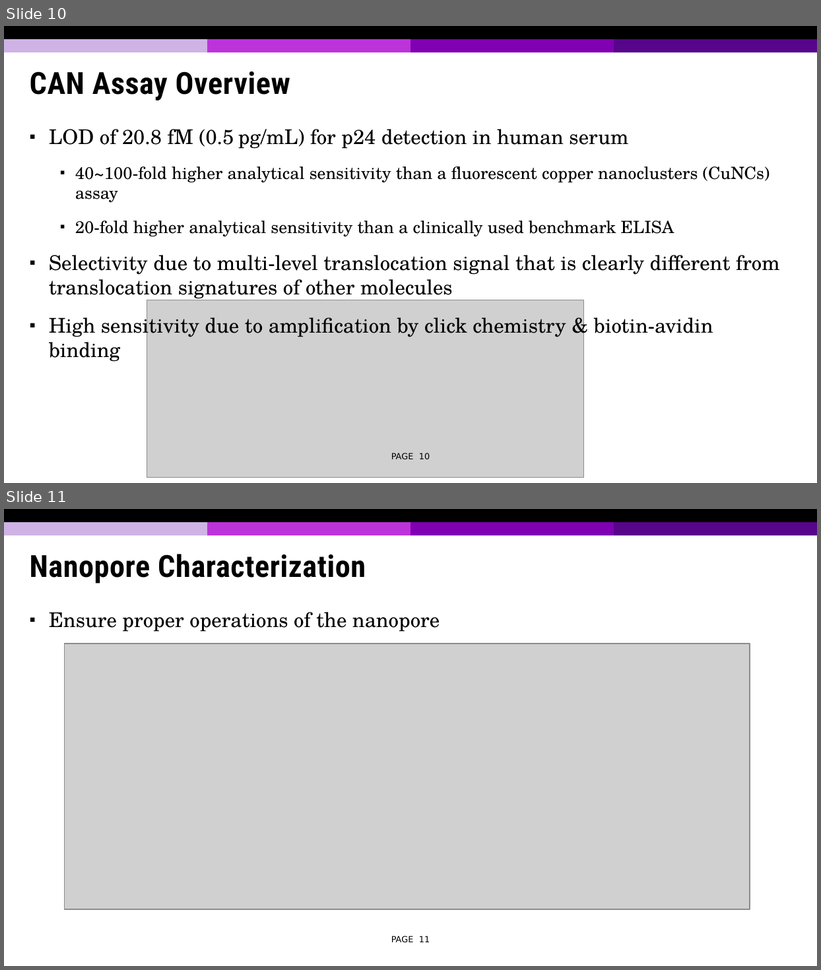
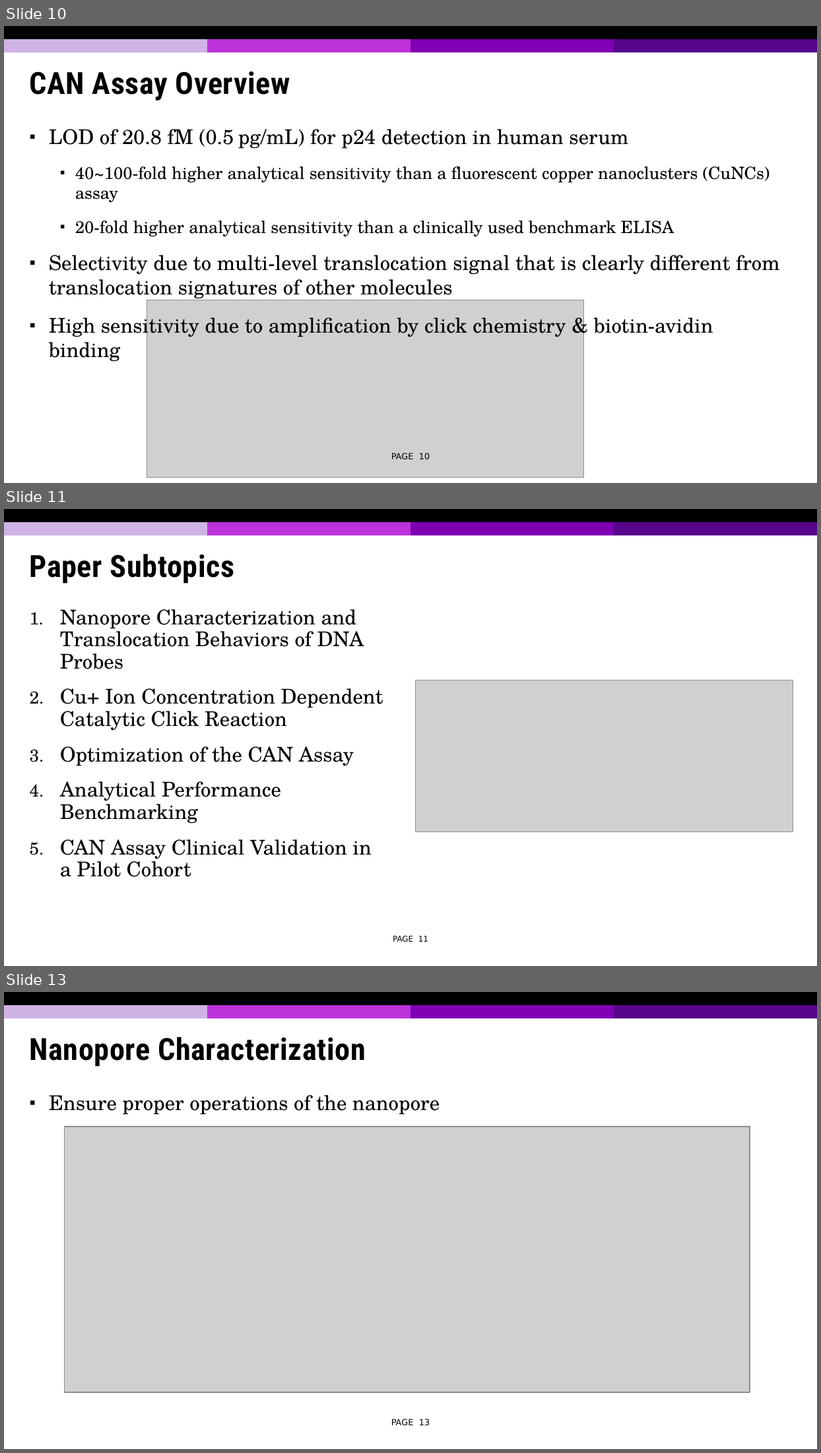
Before and after one commit to tonymin/ECE730, a slide deck: Presentation 2.pptx. Shown one above the other, each under a label of ours: slides 10 and 11 before the commit, slides 10, 11 and 13 after it; the slides between them are not shown. The pictures are 821x970 and 821x1453 pixels, drawn with LibreOffice and Linux fonts; fonts in the diff are those of the drawing; grey boxes stand for pictures; background and template pictures are left out. Boxes give left, top, right and bottom in pixels: in the first picture for what was removed or moved away, otherwise in the second. Text is boxed around its words. In the diff, an @@ line names an element or a change of style, - is before the commit and + after.

```diff
--- a/Presentation 2.pptx
+++ b/Presentation 2.pptx
@@ slide 11 added at (4,509,817,966), background #FFFFFF; not listed: 5 template elements that a slide beside it also shows @@
@@ title added at (30,554,235,584), 27 pt, text #000000, bold @@
+Paper Subtopics
@@ text added at (60,609,384,877), 18 pt, text #000000 @@
+1. Nanopore Characterization and Translocation Behaviors of DNA Probes
+2. Cu+ Ion Concentration Dependent Catalytic Click Reaction
+3. Optimization of the CAN Assay
+4. Analytical Performance Benchmarking
+5. CAN Assay Clinical Validation in a Pilot Cohort
@@ picture added at (415,681,793,832) @@
@@ page number added at (393,936,428,942), 7 pt, text #000000 @@
+PAGE 11
@@ what was slide 11 is now slide 13 @@
@@ page number at (391,1419,430,1426): text changed @@
-PAGE 11
+PAGE 13
```
Also in this commit, not shown: 3 slides changed, 12 other slides added.
